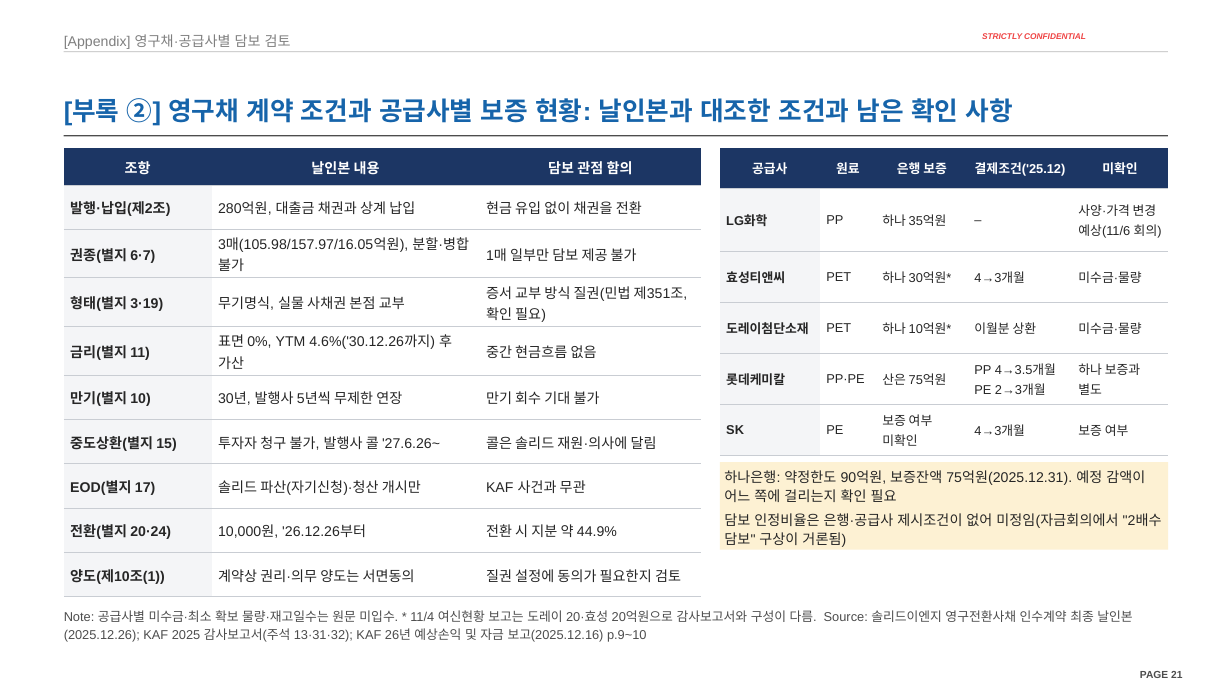
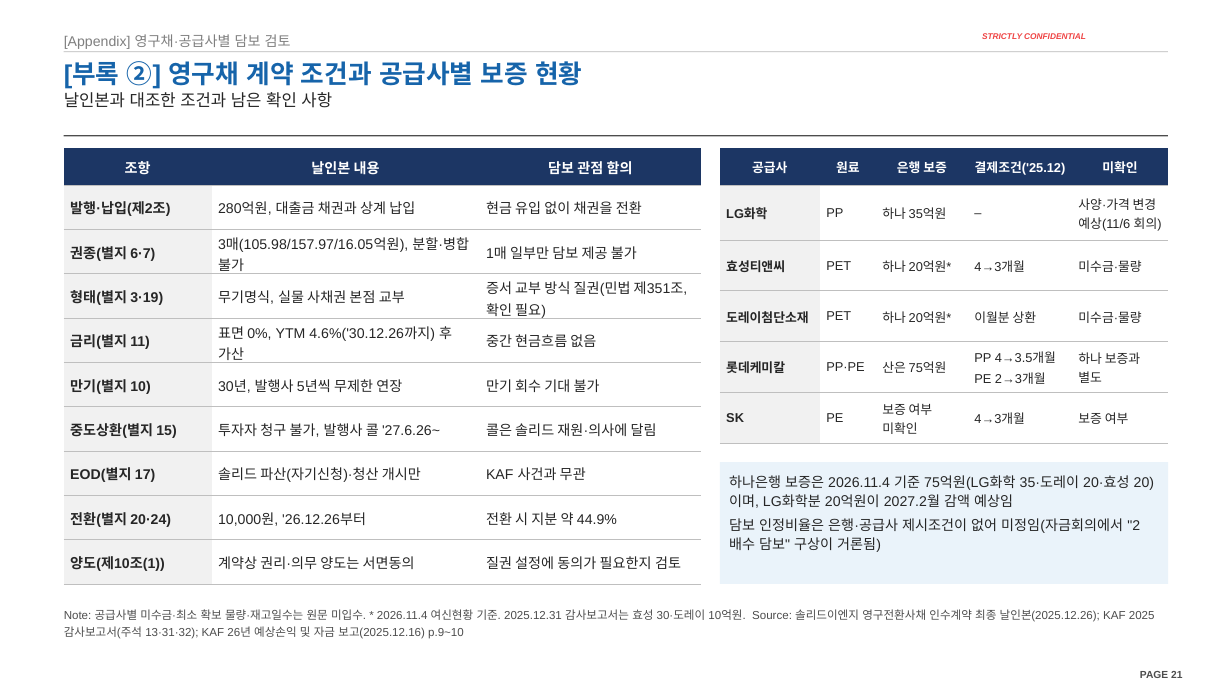
Before and after one commit to jogyesung/GS-Secretary, a slide deck: slide 21 of outputs/CIP_KAF_솔리드_자금조달차질_시나리오_20261118.pptx. Drawn at 1232x693 pixels with LibreOffice and Linux fonts; fonts in the diff are those of the drawing; background and template pictures are left out. Boxes give left, top, right and bottom in pixels: in the first picture for what was removed or moved away, otherwise in the second. Text is boxed around its words. In the diff, an @@ line names an element or a change of style, - is before the commit and + after.

```diff
--- a/outputs/CIP_KAF_솔리드_자금조달차질_시나리오_20261118.pptx
+++ b/outputs/CIP_KAF_솔리드_자금조달차질_시나리오_20261118.pptx
@@ title "[부록 ②] 영구채 계약 조건과 ..." at (64, 61, 582, 89): vertical alignment bottom to top @@
@@ title at (64, 61, 582, 89): text changed @@
-[부록 ②] 영구채 계약 조건과 공급사별 보증 현황: 날인본과 대조한 조건과 남은 확인 사항
+[부록 ②] 영구채 계약 조건과 공급사별 보증 현황
@@ text added at (64, 92, 332, 108), 13 pt, text #262626 @@
+날인본과 대조한 조건과 남은 확인 사항
@@ table at (64, 148, 701, 584) @@
@@ fill #F4F5F7 to #F1F1F1 in 9 cells @@
@@ borders changed @@
@@ table at (720, 148, 1169, 439) @@
-row 3, column 3: 하나 30억원*
+row 3, column 3: 하나 20억원*
-row 4, column 3: 하나 10억원*
+row 4, column 3: 하나 20억원*
@@ fill #F4F5F7 to #F1F1F1 in 5 cells @@
@@ borders changed @@
@@ rectangle "하나은행 보증은 2026.11.4 기준 75억원(LG화학 ...": place and size @@
-rectangle "하나은행 보증은 2026.11.4 기준 75억원(LG화학 ..." at (720, 462, 1168, 550)
+rectangle "하나은행 보증은 2026.11.4 기준 75억원(LG화학 ..." at (720, 462, 1168, 584)
@@ rectangle "하나은행 보증은 2026.11.4 기준 75억원(LG화학 ..." at (720, 462, 1168, 584): fill #FDF1D3 to #EAF3FA @@
@@ text in rectangle at (729, 475, 1154, 508): text changed @@
-하나은행: 약정한도 90억원, 보증잔액 75억원(2025.12.31). 예정 감액이 어느 쪽에 걸리는지 확인 필요
+하나은행 보증은 2026.11.4 기준 75억원(LG화학 35·도레이 20·효성 20)이며, LG화학분 20억원이 2027.2월 감액 예상임
@@ text at (64, 609, 1155, 639): text changed; size 10 to 9 pt @@
-Note: 공급사별 미수금·최소 확보 물량·재고일수는 원문 미입수. * 11/4 여신현황 보고는 도레이 20·효성 20억원으로 감사보고서와 구성이 다름. Source: 솔리드이엔지 영구전환사채 인수계약 최종 날인본(2025.12.26); KAF 2025 감사보고서(주석 13·31·32); KAF 26년 예상손익 및 자금 보고(2025.12.16) p.9~10
+Note: 공급사별 미수금·최소 확보 물량·재고일수는 원문 미입수. * 2026.11.4 여신현황 기준. 2025.12.31 감사보고서는 효성 30·도레이 10억원. Source: 솔리드이엔지 영구전환사채 인수계약 최종 날인본(2025.12.26); KAF 2025 감사보고서(주석 13·31·32); KAF 26년 예상손익 및 자금 보고(2025.12.16) p.9~10
```
Also in this commit, not shown: 26 other slides changed, 2 other files.
